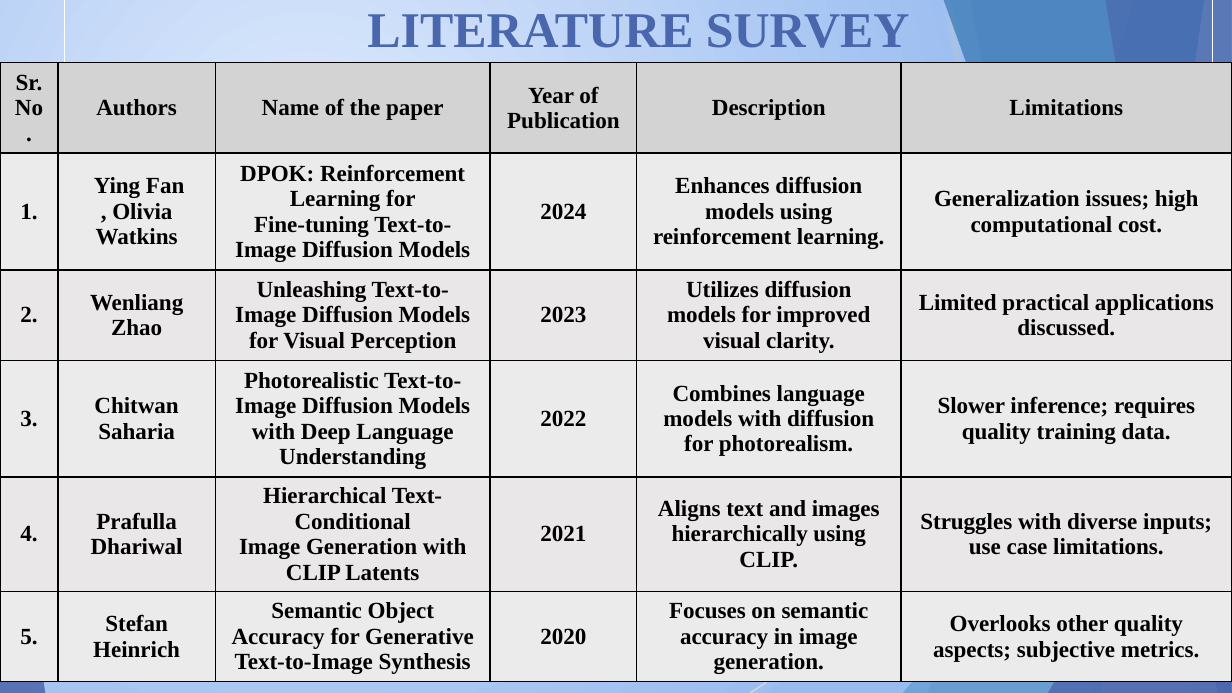
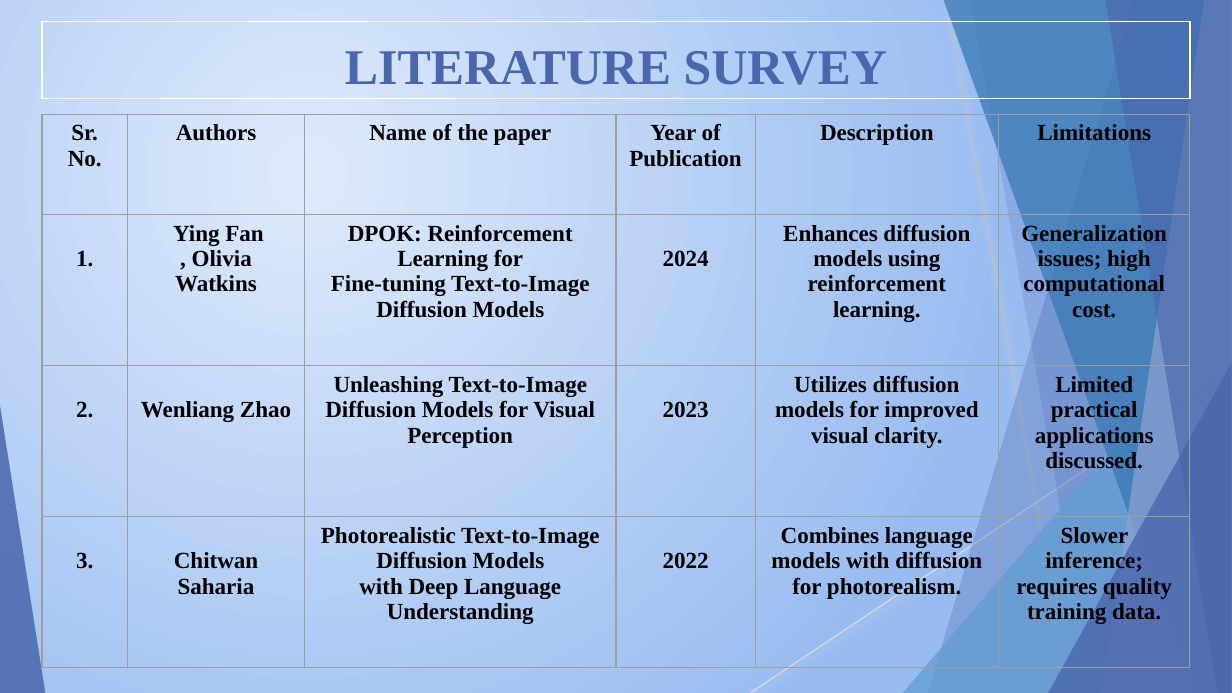
Before and after one commit to ACEGX25/seminar, a slide deck: slide 6 of Roll no 25.pptx. Drawn at 1232x693 pixels with LibreOffice and Linux fonts; fonts in the diff are those of the drawing. Boxes give left, top, right and bottom in pixels: in the first picture for what was removed or moved away, otherwise in the second. Text is boxed around its words. In the diff, an @@ line names an element or a change of style, - is before the commit and + after.

```diff
--- a/Roll no 25.pptx
+++ b/Roll no 25.pptx
@@ title "LITERATURE SURVEY": place and size @@
-title "LITERATURE SURVEY" at <box>64,0,1212,63</box>
+title "LITERATURE SURVEY" at <box>42,22,1190,100</box>
@@ table at <box>42,115,1190,663</box> @@
-row 5: 4. | Prafulla Dhariwal | Hierarchical Text-Conditional / Image Generation with CLIP Latents | 2021 | Aligns text and images hierarchically using CLIP. | Struggles with diverse inputs; use case limitations.
-row 6: 5. | Stefan Heinrich | Semantic Object Accuracy for Generative / Text-to-Image Synthesis | 2020 | Focuses on semantic accuracy in image generation. | Overlooks other quality aspects; subjective metrics.
@@ table: place and size @@
-table at <box>0,63,1232,693</box>
+table at <box>42,115,1190,663</box>
```
Also in this commit, not shown: 1 other slide changed, 1 slide added, 2 other files.
